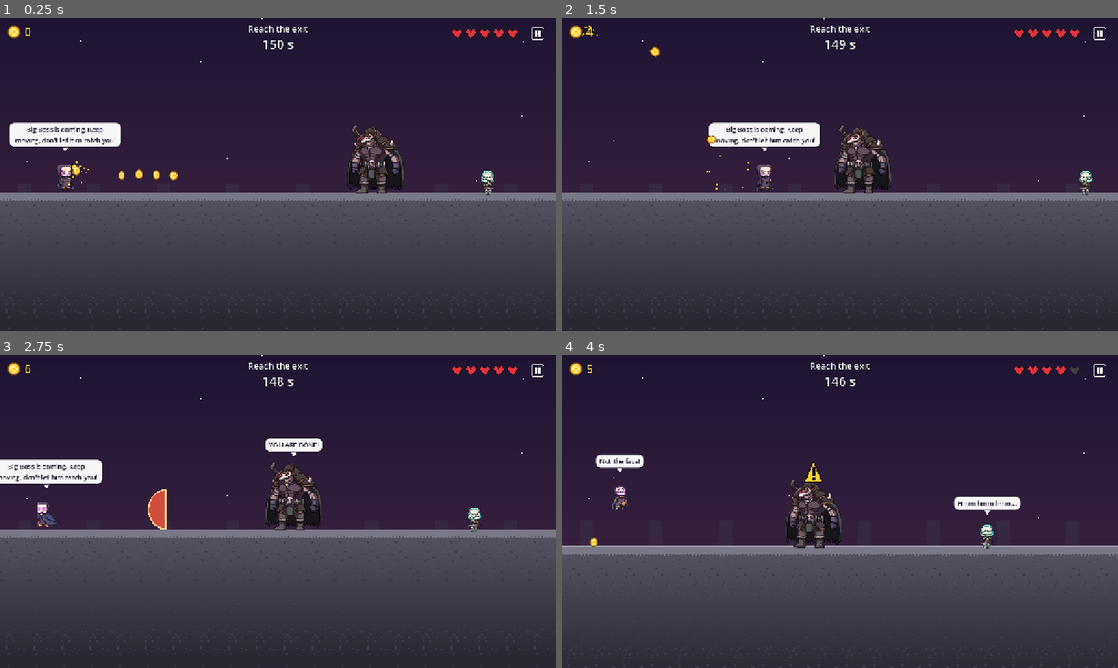
Above: before the commit, frames 1-4 (two rows, left to right).
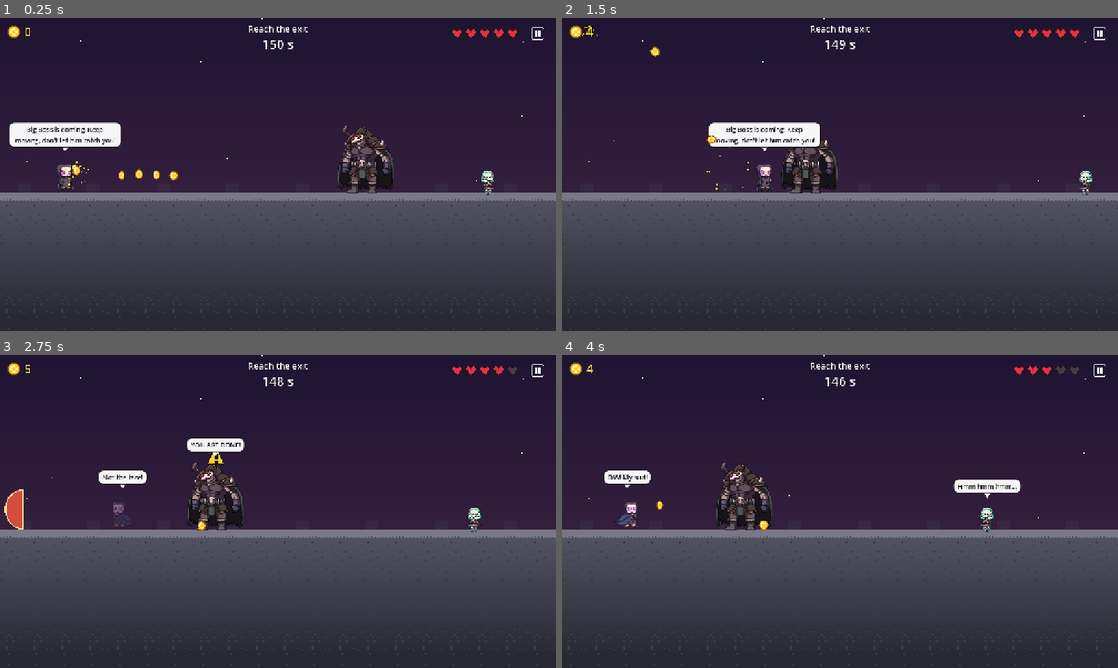
Above: after the commit, the same moments.

Repository: vikram3/CoinTrollAdventureSimplePrototype
Game: Godot game, scene res://scenes/levels/chapter_02/level_05_big_boss_dodge.tscn
Two runs of this game, one before a commit and one after it. Both use one fixed random seed, a clock stepped at 60 frames per second and the inputs below. This scene is started directly instead of the project's main scene.
Inputs (mouse positions are in pixels of both pictures, inside the frame that each line leads up to):
- Up to frame 1 (0.25 s): no input
- Up to frame 2 (1.5 s): tap Enter (ui_accept) at 0.5 s; move the mouse to (962, 158) at 0.52 s; hold D (move_right) 0.53-1.25 s; hold J (attack) 0.53-1.25 s; click (962, 158) at 0.67 s; tap Space (jump) at 0.77 s; drag from (728, 190) to (873, 177) at 1.27 s
- Up to frame 3 (2.75 s): move the mouse to (333, 442) at 2.02 s; hold A (move_left) from 2.03 s (still down); tap Shift (dash) at 2.1 s
- Up to frame 4 (4 s): release A (move_left) at 2.75 s; drag from (812, 574) to (1034, 520) at 2.77 s; move the mouse to (1006, 558) at 3.52 s; hold D (move_right) from 3.53 s (still down); tap X at 3.6 s; tap Space (jump) at 3.77 s

The runs differ from the first frame. In frame 1, 1.5% of the frame differs, in the area x 60-73%, y 34-56%; in frame 2, 2.3%; in frame 3, 6.1%; in frame 4, 13%, in the area x 0-100%, y 3-100%.

Commit message:
Make level 5 Big Boss more aggressive
- Shorter telegraphs and recovery, faster walk, closer preferred range
- More slams (50%) and shorter idle gaps between attacks
- Illusion copies appear on 25% of attacks

Co-Authored-By: Claude Haiku 5.5 <noreply@anthropic.com>
Claude-Session: https://claude.ai/code/session_01LSyMjUD4EEFFUAorwC4Q2M

Diff:
--- a/scenes/levels/chapter_02/level_05_big_boss_dodge.tscn
+++ b/scenes/levels/chapter_02/level_05_big_boss_dodge.tscn
@@ -257,11 +257,14 @@
 position = Vector2(900, 320)
 arena_min_x = 0.0
 arena_max_x = 7200
-telegraph_time = 0.8
-preferred_distance = 240.0
-slam_chance = 0.35
-idle_time_min = 0.6
-idle_time_max = 1.2
+telegraph_time = 0.45
+preferred_distance = 150.0
+slam_chance = 0.5
+idle_time_min = 0.2
+idle_time_max = 0.6
+walk_speed = 230.0
+recover_time = 0.5
+illusion_chance = 0.25
 
 [node name="Skull1" parent="Enemies" instance=ExtResource("12_r")]
 position = Vector2(1100, 370)
